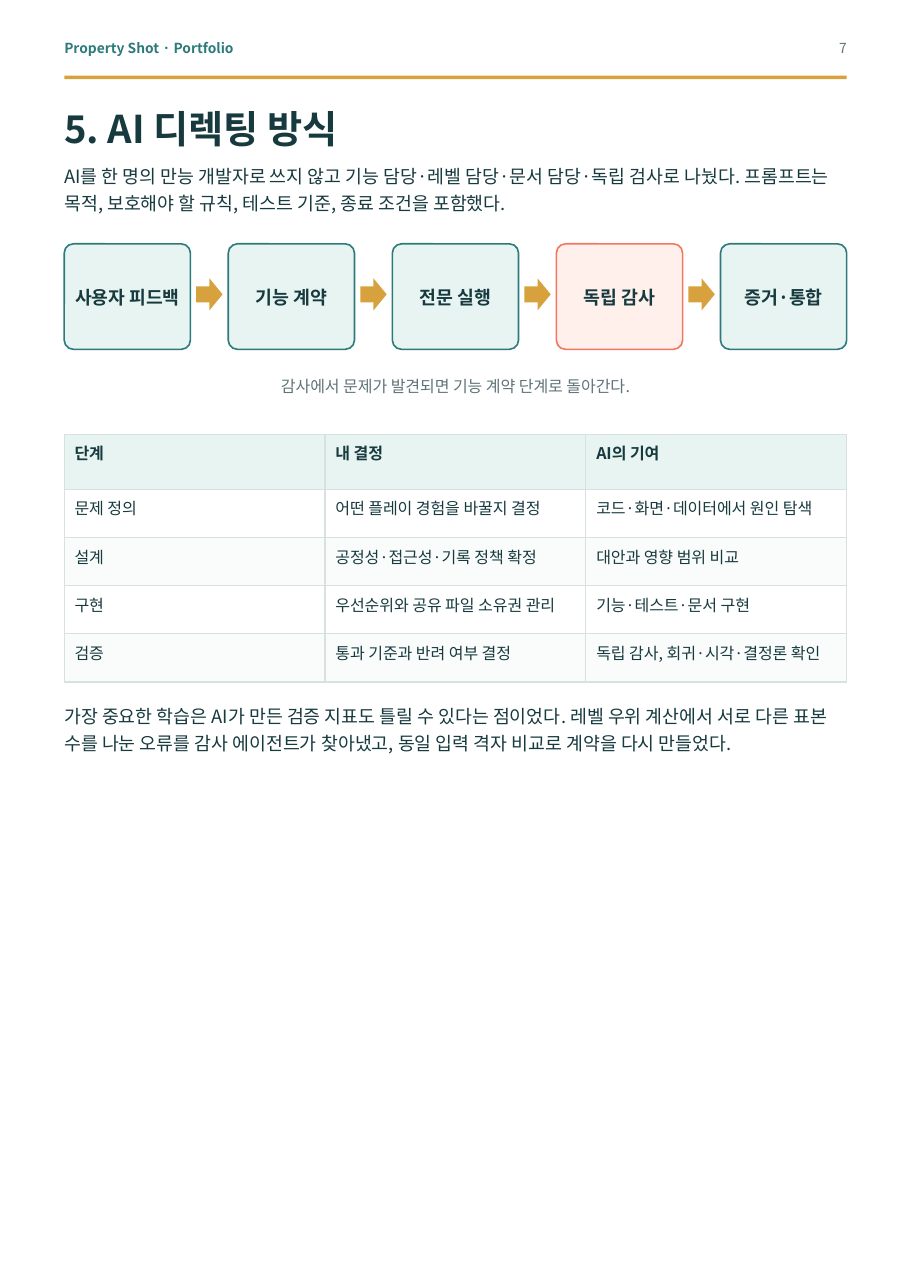
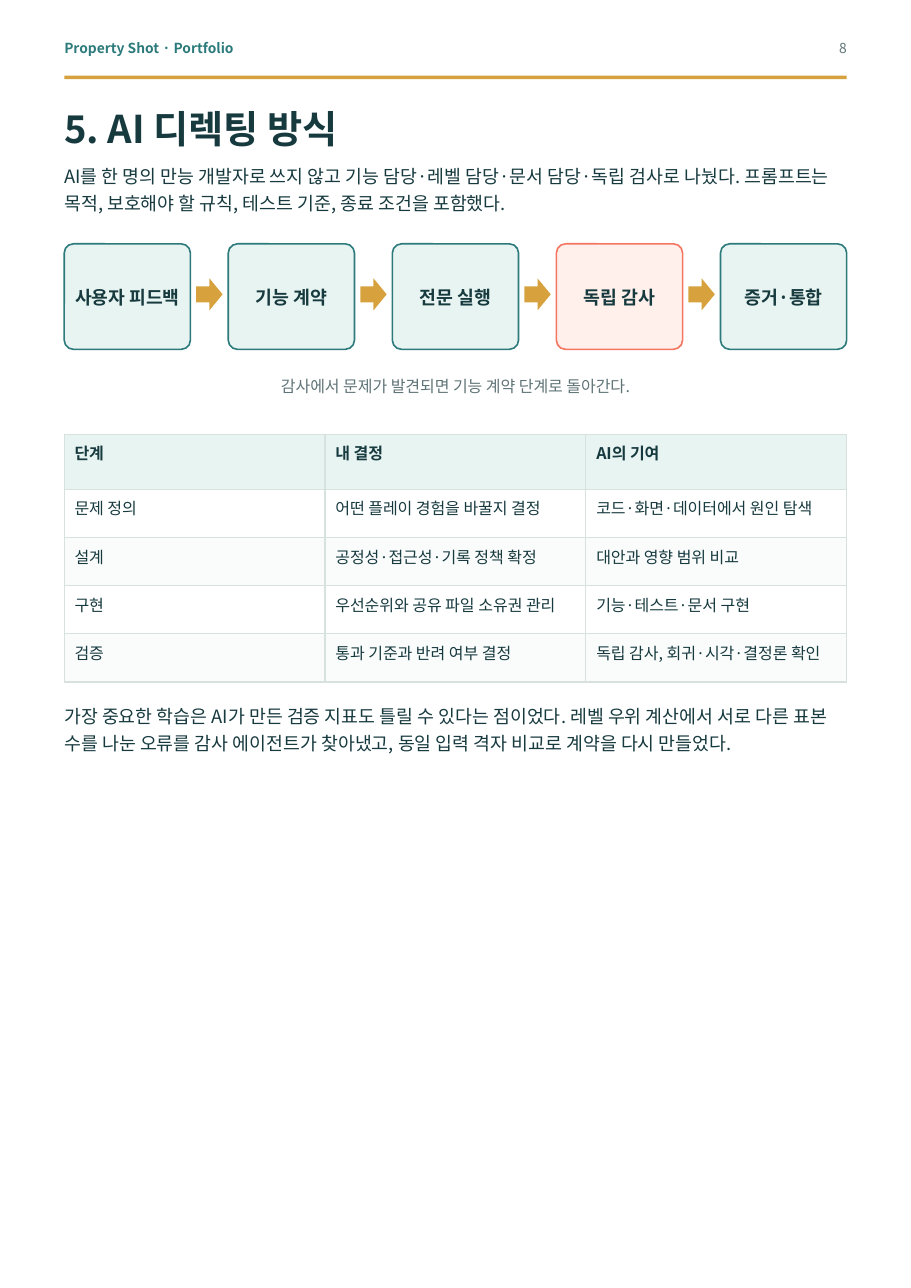
Before and after one commit to good5229/Property_shot, a slide deck: slide 8 of report/dist/property_shot_portfolio.pptx (slide 7 before the commit). Drawn at 911x1288 pixels with LibreOffice and Linux fonts; fonts in the diff are those of the drawing. Boxes give left, top, right and bottom in pixels: in the first picture for what was removed or moved away, otherwise in the second. Text is boxed around its words. In the diff, an @@ line names an element or a change of style, - is before the commit and + after.

```diff
--- a/report/dist/property_shot_portfolio.pptx
+++ b/report/dist/property_shot_portfolio.pptx
@@ text at bbox=[839, 43, 847, 53]: text changed @@
-7
+8
```
Also in this commit, not shown: 5 other slides changed, 3 slides added, 6 other files.
